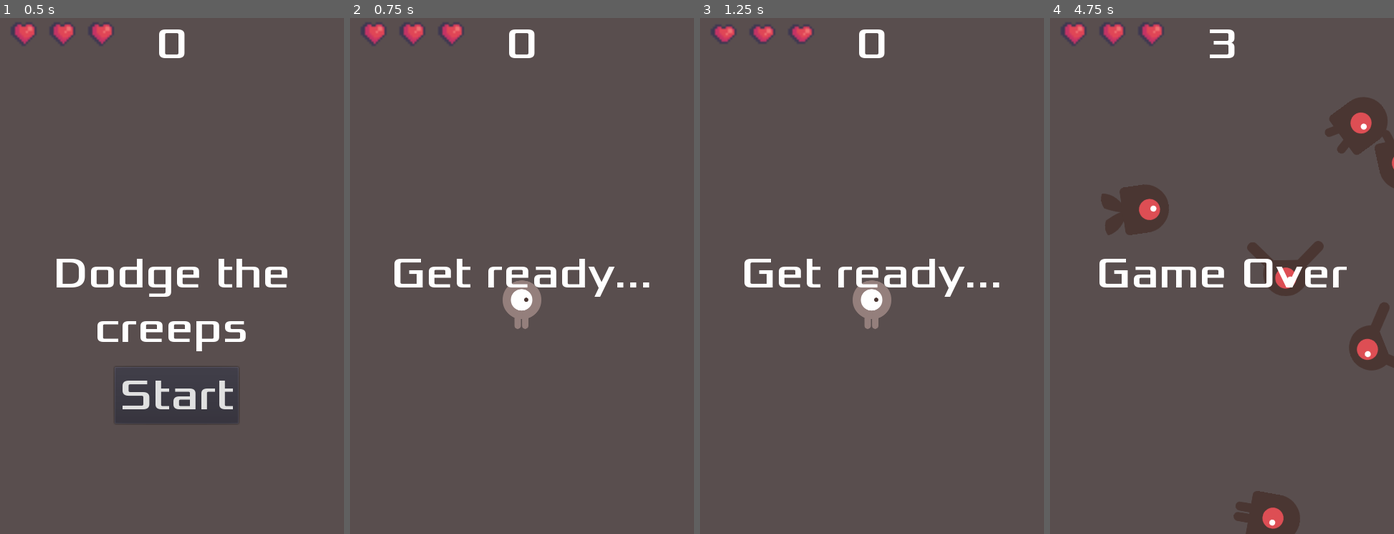
Above: before the commit, frames 1-4 (left to right).
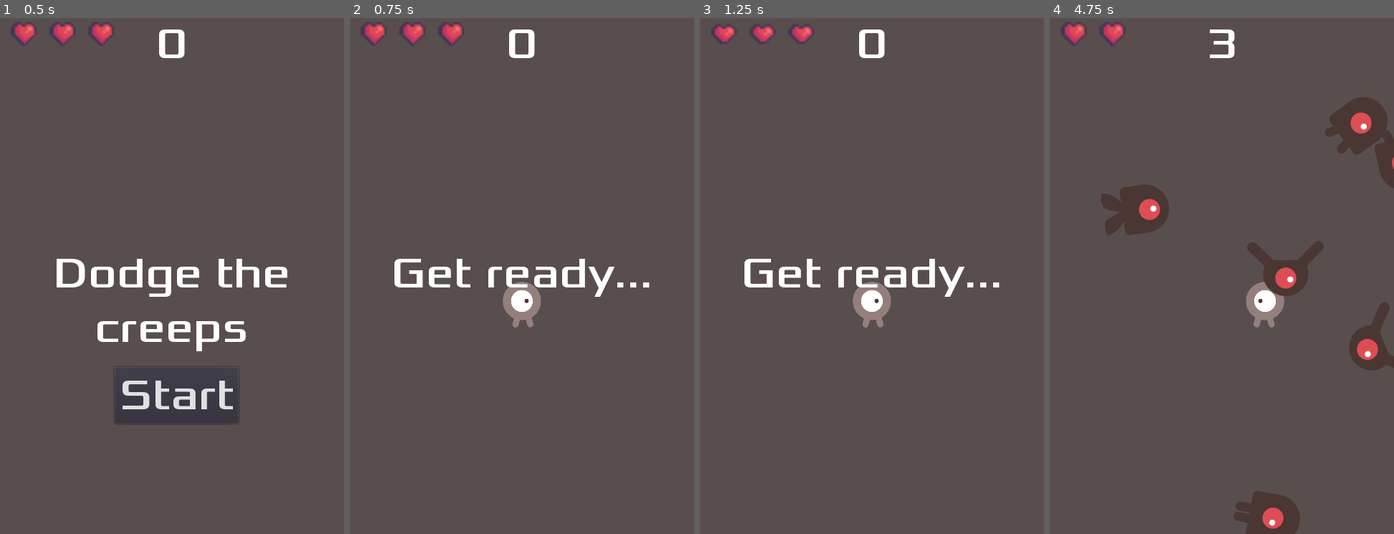
Above: after the commit, the same moments.

Repository: Millenium47/2d-dodge-the-creeps
Game: Godot game, scene res://Main.tscn
Two runs of this game, one before a commit and one after it. Both use one fixed random seed, a clock stepped at 60 frames per second and the inputs below.
Inputs:
- Up to frame 1 (0.5 s): no input
- Up to frame 2 (0.75 s): click "Start" at 0.5 s
- Up to frame 3 (1.25 s): no input
- Up to frame 4 (4.75 s): hold Right (move_right) 1.28-2.03 s; hold Down (move_down) 2.03-2.78 s; hold Right (move_right) 2.78-3.53 s; hold Up (move_up) 3.53-4.28 s; hold Left (move_left) from 4.28 s (still down)

Frame 1 is identical in both runs. In frame 2, 0.2% of the frame differs, in the area x 44-56%, y 50-61%; in frame 3, 0.2%; in frame 4, 2.3%, in the area x 14-87%, y 0-60%.

Commit message:
Added 3 hearts as health instead of instant death on touch

Diff:
--- a/Main.gd
+++ b/Main.gd
@@ -3,16 +3,15 @@
 export (PackedScene) var enemy_scene
 
 var score: = 0
-var life: = 3
+var health: = 3
 
 func _ready():
 	randomize()
 
 func new_game():
 	score = 0
-	life = 3
 	$HUD.update_score(score)
-	$HUD.update_health(life)
+	$HUD.update_health(health)
 
 	get_tree().call_group("enemies", "queue_free")
 	$Player.start($PlayerStartPosition.position)
@@ -24,6 +23,10 @@
 	yield($SpawnDelayTimer, "timeout") # wait until signal
 	$ScoreTimer.start()
 	$EnemyTimer.start()
+
+func update_health(health):
+	$HitSound.play()
+	$HUD.update_health(health)
 
 func game_over():
 	$ScoreTimer.stop()
--- a/Main.tscn
+++ b/Main.tscn
@@ -6,6 +6,7 @@
 [ext_resource path="res://UI/HUD.tscn" type="PackedScene" id=4]
 [ext_resource path="res://art/house-in-a-forest-loop.ogg" type="AudioStream" id=5]
 [ext_resource path="res://art/game-over.wav" type="AudioStream" id=6]
+[ext_resource path="res://art/mixkit-falling-hit-on-gravel-756.wav" type="AudioStream" id=7]
 
 [sub_resource type="Curve2D" id=1]
 _data = {
@@ -51,8 +52,12 @@
 [node name="GameOverSound" type="AudioStreamPlayer" parent="."]
 stream = ExtResource( 6 )
 
+[node name="HitSound" type="AudioStreamPlayer" parent="."]
+stream = ExtResource( 7 )
+
 [connection signal="timeout" from="EnemyTimer" to="." method="_on_EnemyTimer_timeout"]
 [connection signal="body_entered" from="Player" to="." method="_on_Player_body_entered"]
-[connection signal="hit" from="Player" to="." method="game_over"]
+[connection signal="death" from="Player" to="." method="game_over"]
+[connection signal="hit" from="Player" to="." method="update_health"]
 [connection signal="start_game" from="HUD" to="." method="new_game"]
 [connection signal="timeout" from="ScoreTimer" to="." method="_on_ScoreTimer_timeout"]
--- a/actors/Player.gd
+++ b/actors/Player.gd
@@ -1,9 +1,13 @@
 extends Area2D
-
-export var speed = 400.0 #pixels per second
 
 signal hit
 signal death
+signal health_updated
+
+export var speed = 400.0 #pixels per second
+export var max_health = 3
+
+onready var health = max_health
 
 var screen_size = Vector2.ZERO
 
@@ -43,10 +47,18 @@
 
 func start(new_position):
 	position = new_position
+	health = max_health
 	show()
 	$CollisionShape2D.disabled = false
 
-func _on_Player_body_entered(body):
-	hide()
+func _on_Player_body_entered(_body):
+	health -= 1
 	$CollisionShape2D.set_deferred("disabled", true)
-	emit_signal("hit")
+	emit_signal("hit", health)
+
+	if health == 0:
+		emit_signal("death")
+		hide()
+
+	yield(get_tree().create_timer(1.0), "timeout")
+	$CollisionShape2D.set_deferred("disabled", false)
--- a/actors/Player.tscn
+++ b/actors/Player.tscn
@@ -8,7 +8,7 @@
 
 [sub_resource type="SpriteFrames" id=1]
 animations = [ {
-"frames": [ ExtResource( 4 ), ExtResource( 3 ) ],
+"frames": [ ExtResource( 3 ), ExtResource( 4 ) ],
 "loop": true,
 "name": "right",
 "speed": 5.0
@@ -22,6 +22,21 @@
 [sub_resource type="CapsuleShape2D" id=2]
 radius = 25.0
 
+[sub_resource type="Animation" id=3]
+resource_name = "hurt"
+tracks/0/type = "value"
+tracks/0/path = NodePath("AnimatedSprite:frame")
+tracks/0/interp = 1
+tracks/0/loop_wrap = true
+tracks/0/imported = false
+tracks/0/enabled = true
+tracks/0/keys = {
+"times": PoolRealArray(  ),
+"transitions": PoolRealArray(  ),
+"update": 1,
+"values": [  ]
+}
+
 [node name="Player" type="Area2D"]
 script = ExtResource( 1 )
 
@@ -33,4 +48,7 @@
 [node name="CollisionShape2D" type="CollisionShape2D" parent="."]
 shape = SubResource( 2 )
 
+[node name="AnimationPlayer" type="AnimationPlayer" parent="."]
+anims/hurt = SubResource( 3 )
+
 [connection signal="body_entered" from="." to="." method="_on_Player_body_entered"]
Not shown: 1 places in Main.tscn that only renumber resources
Not shown: 1 places in actors/Player.tscn that only renumber resources
Not shown, added: art/hit.wav.import
Not shown, added: art/mixkit-falling-hit-on-gravel-756.wav.import
Not shown, added: mixkit-cartoon-blood-and-gore-hit-726.wav.import
Not shown, added: art/hit.wav
Not shown, added: art/mixkit-falling-hit-on-gravel-756.wav
Not shown, added: mixkit-cartoon-blood-and-gore-hit-726.wav
